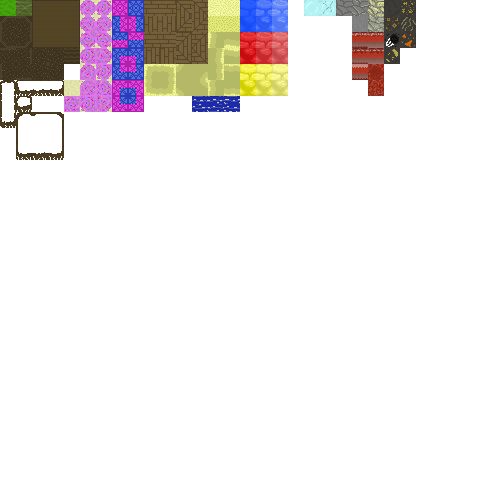
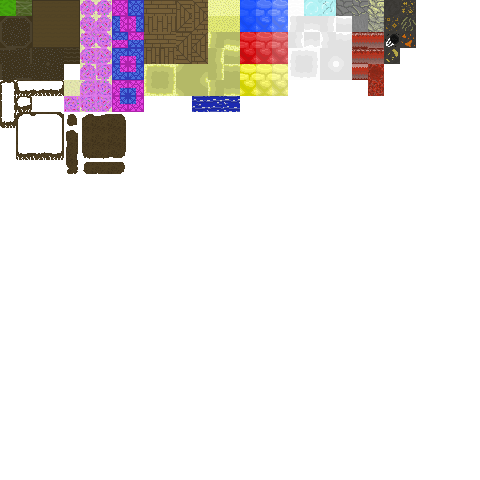
Layer changes from the first (480, 480) image to the second:
painted on "Layer 0" over <box>66,0,352,174</box>
